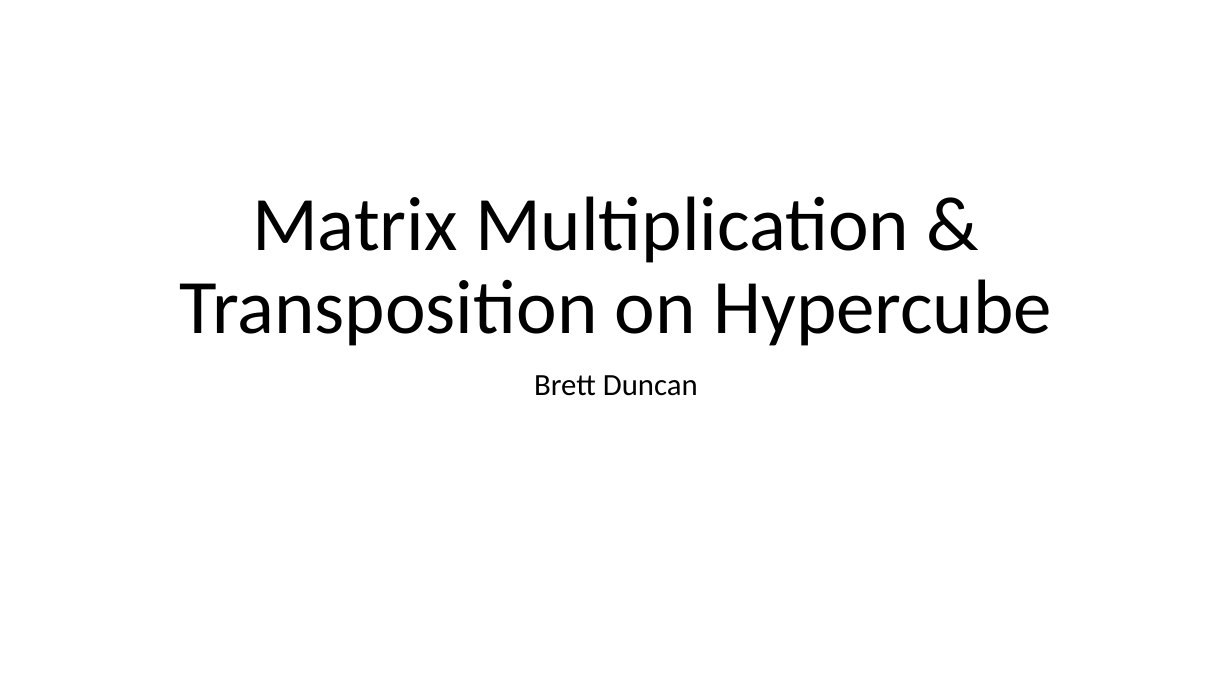
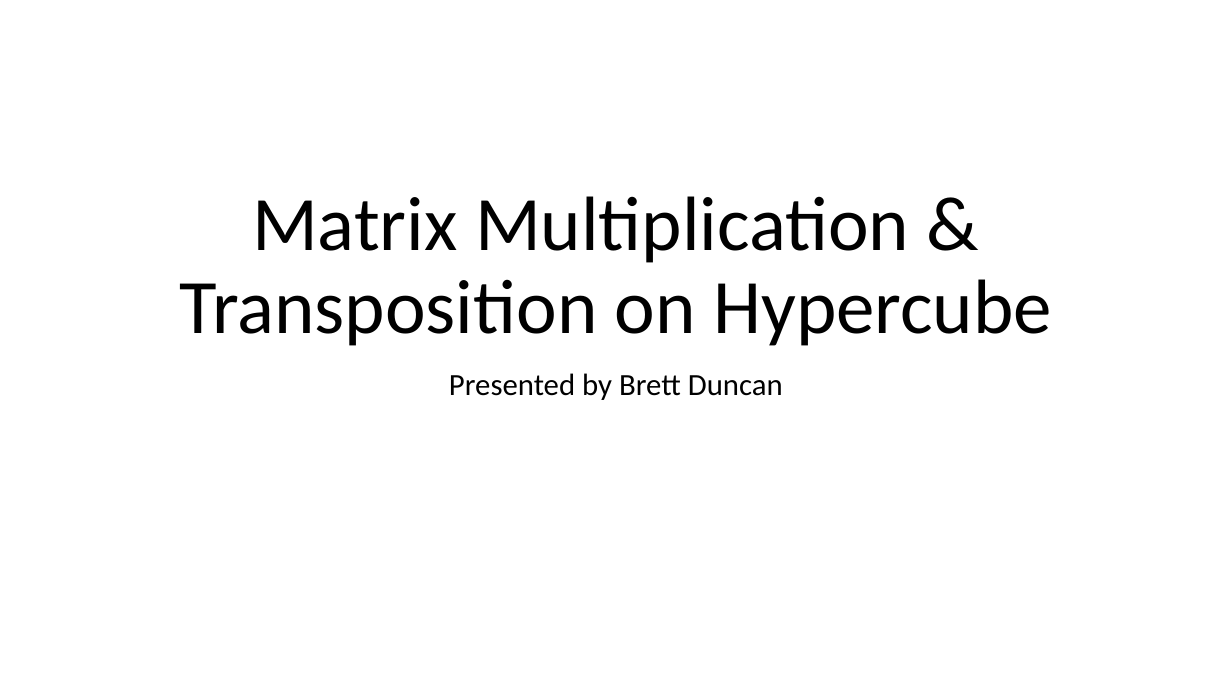
Before and after one commit to badjr/badjr.github.io, a slide deck: slide 1 of mat_mul_transpose.pptx. Drawn at 1232x693 pixels with LibreOffice and Linux fonts; fonts in the diff are those of the drawing. Boxes give left, top, right and bottom in pixels: in the first picture for what was removed or moved away, otherwise in the second. Text is boxed around its words. In the diff, an @@ line names an element or a change of style, - is before the commit and + after.

```diff
--- a/mat_mul_transpose.pptx
+++ b/mat_mul_transpose.pptx
@@ subtitle at (449, 373, 783, 400): text changed @@
-Brett Duncan
+Presented by Brett Duncan
```
Also in this commit, not shown: 19 other slides changed, 9 slides added, 1 other file.
